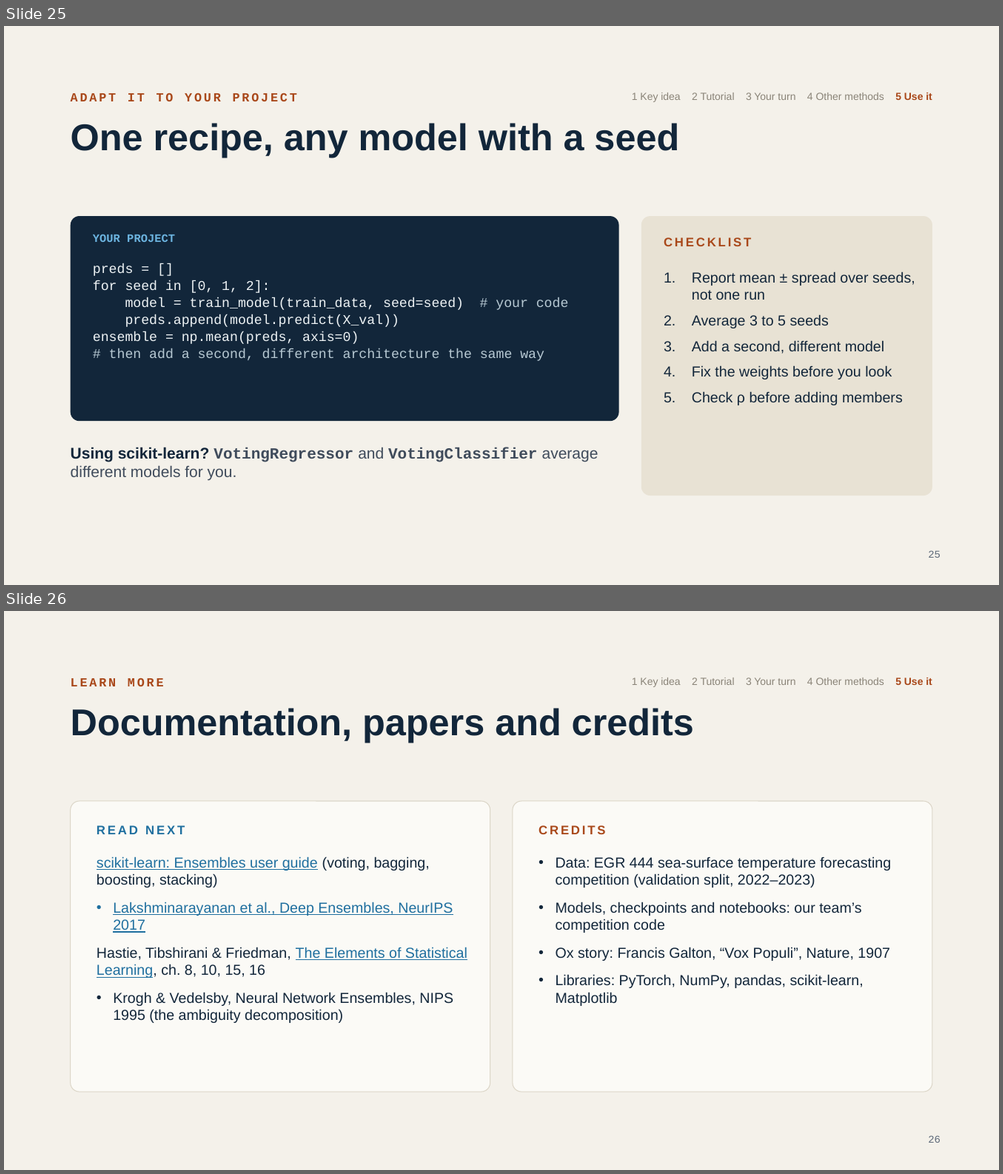
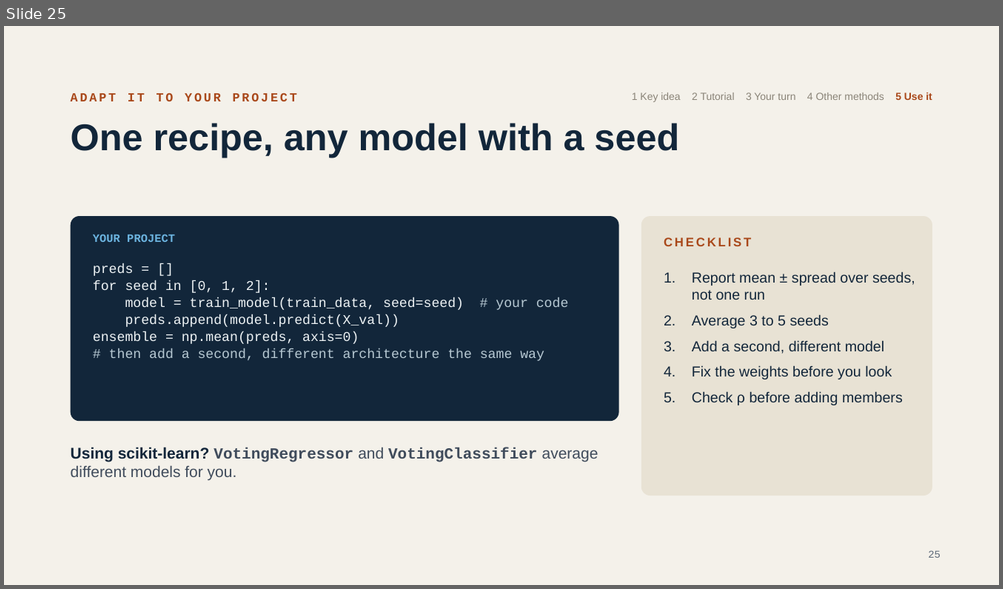
Before and after one commit to damianlapenavidal/ensemble-workshop, a slide deck: slides/ensemble-workshop.pptx. Shown one above the other, each under a label of ours: slides 25 and 26 before the commit, slide 25 after it. The pictures are 1003x1174 and 1003x589 pixels, drawn with LibreOffice and Linux fonts; fonts in the diff are those of the drawing. Boxes give left, top, right and bottom in pixels: in the first picture for what was removed or moved away, otherwise in the second. Text is boxed around its words. In the diff, an @@ line names an element or a change of style, - is before the commit and + after.

```diff
--- a/slides/ensemble-workshop.pptx
+++ b/slides/ensemble-workshop.pptx
@@ slide 26 removed at [4,611,999,1170], background #F4F1EA @@
@@ text removed at [71,678,164,686] @@
-LEARN MORE
@@ text removed at [632,678,932,687] @@
-1 Key idea 2 Tutorial 3 Your turn 4 Other methods 5 Use it
@@ title removed at [71,708,694,743] @@
-Documentation, papers and credits
@@ rounded rectangle removed at [71,801,489,1092] @@
@@ rounded rectangle removed at [513,801,932,1092] @@
@@ text removed at [96,826,185,834] @@
-READ NEXT
@@ text removed at [538,826,605,834] @@
-CREDITS
@@ text removed at [96,857,467,1023] @@
-• scikit-learn: Ensembles user guide (voting, bagging, boosting, stacking)
-• Lakshminarayanan et al., Deep Ensembles, NeurIPS 2017
-• Hastie, Tibshirani & Friedman, The Elements of Statistical Learning, ch. 8, 10, 15, 16
-• Krogh & Vedelsby, Neural Network Ensembles, NIPS 1995 (the ambiguity decomposition)
@@ text removed at [555,857,891,1006] @@
-• Data: EGR 444 sea-surface temperature forecasting competition (validation split, 2022–2023)
-• Models, checkpoints and notebooks: our team’s competition code
-• Ox story: Francis Galton, “Vox Populi”, Nature, 1907
-• Libraries: PyTorch, NumPy, pandas, scikit-learn, Matplotlib
@@ page number removed at [928,1136,940,1143] @@
-26
```
Also in this commit, not shown: 17 slides changed, 3 other files.
